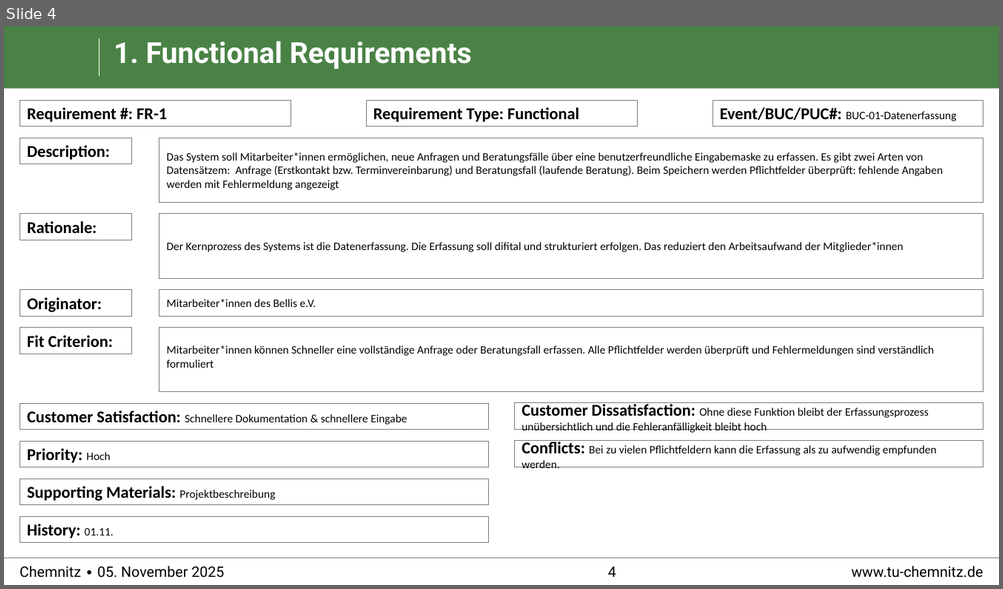
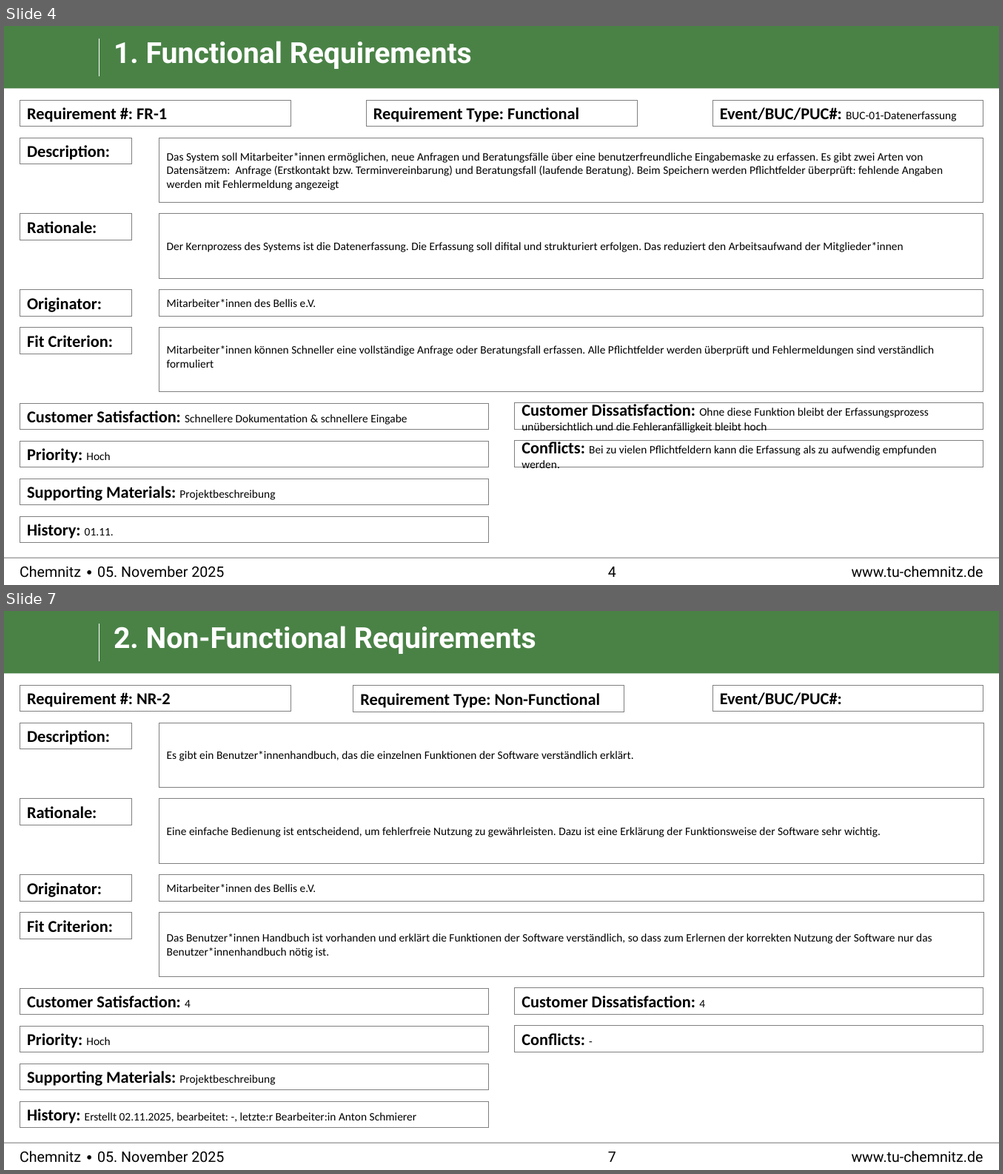
Before and after one commit to cojuwon/Praktikum-Softwareengineering-TU-Chemnitz, a slide deck: requirements/Snow_Cards.pptx. Shown one above the other, each under a label of ours: slide 4 before the commit, slides 4 and 7 after it; the slides between them are not shown. The pictures are 1003x589 and 1003x1174 pixels, drawn with LibreOffice and Linux fonts; fonts in the diff are those of the drawing; background and template pictures are left out. Boxes give left, top, right and bottom in pixels: in the first picture for what was removed or moved away, otherwise in the second. Text is boxed around its words. In the diff, an @@ line names an element or a change of style, - is before the commit and + after.

```diff
--- a/requirements/Snow_Cards.pptx
+++ b/requirements/Snow_Cards.pptx
@@ slide 7 added at (x1=4, y1=611, x2=999, y2=1170), background #FFFFFF; not listed: 6 template elements that a slide beside it also shows @@
@@ title added at (x1=114, y1=626, x2=536, y2=654), 28 pt, text #FFFFFF, bold @@
+2. Non-Functional Requirements
@@ rectangle added at (x1=20, y1=685, x2=290, y2=711), fill #FFFFFF, outline #7F7F7F 0.5 pt, 16 pt, text #000000, bold @@
+Requirement #: NR-2
@@ rectangle added at (x1=353, y1=686, x2=624, y2=712), fill #FFFFFF, outline #7F7F7F 0.5 pt, 16 pt, text #000000, bold @@
+Requirement Type: Non-Functional
@@ rectangle added at (x1=712, y1=685, x2=983, y2=711), fill #FFFFFF, outline #7F7F7F 0.5 pt, 16 pt, text #000000, bold @@
+Event/BUC/PUC#:
@@ rectangle added at (x1=20, y1=723, x2=131, y2=749), fill #FFFFFF, outline #7F7F7F 0.5 pt, 16 pt, text #000000, bold @@
+Description:
@@ rectangle added at (x1=159, y1=723, x2=983, y2=788), fill #FFFFFF, outline #7F7F7F 0.5 pt, 11 pt, text #000000 @@
+Es gibt ein Benutzer*innenhandbuch, das die einzelnen Funktionen der Software verständlich erklärt.
@@ rectangle added at (x1=20, y1=799, x2=131, y2=825), fill #FFFFFF, outline #7F7F7F 0.5 pt, 16 pt, text #000000, bold @@
+Rationale:
@@ rectangle added at (x1=159, y1=799, x2=983, y2=864), fill #FFFFFF, outline #7F7F7F 0.5 pt, 11 pt, text #000000 @@
+Eine einfache Bedienung ist entscheidend, um fehlerfreie Nutzung zu gewährleisten. Dazu ist eine Erklärung der Funktionsweise der Software sehr wichtig.
@@ rectangle added at (x1=20, y1=874, x2=131, y2=900), fill #FFFFFF, outline #7F7F7F 0.5 pt, 16 pt, text #000000, bold @@
+Originator:
@@ rectangle added at (x1=159, y1=874, x2=983, y2=900), fill #FFFFFF, outline #7F7F7F 0.5 pt, 11 pt, text #000000 @@
+Mitarbeiter*innen des Bellis e.V.
@@ rectangle added at (x1=20, y1=912, x2=131, y2=939), fill #FFFFFF, outline #7F7F7F 0.5 pt, 16 pt, text #000000, bold @@
+Fit Criterion:
@@ rectangle added at (x1=159, y1=912, x2=983, y2=977), fill #FFFFFF, outline #7F7F7F 0.5 pt, 11 pt, text #000000 @@
+Das Benutzer*innen Handbuch ist vorhanden und erklärt die Funktionen der Software verständlich, so dass zum Erlernen der korrekten Nutzung der Software nur das Benutzer*innenhandbuch nötig ist.
@@ rectangle added at (x1=20, y1=988, x2=488, y2=1014), fill #FFFFFF, outline #7F7F7F 0.5 pt, 16 pt, text #000000, bold @@
+Customer Satisfaction: 4
@@ rectangle added at (x1=515, y1=988, x2=983, y2=1014), fill #FFFFFF, outline #7F7F7F 0.5 pt, 16 pt, text #000000, bold @@
+Customer Dissatisfaction: 4
@@ rectangle added at (x1=20, y1=1026, x2=488, y2=1052), fill #FFFFFF, outline #7F7F7F 0.5 pt, 16 pt, text #000000, bold @@
+Priority: Hoch
@@ rectangle added at (x1=515, y1=1026, x2=983, y2=1052), fill #FFFFFF, outline #7F7F7F 0.5 pt, 16 pt, text #000000, bold @@
+Conflicts: -
@@ rectangle added at (x1=20, y1=1064, x2=488, y2=1090), fill #FFFFFF, outline #7F7F7F 0.5 pt, 16 pt, text #000000, bold @@
+Supporting Materials: Projektbeschreibung
@@ rectangle added at (x1=20, y1=1102, x2=488, y2=1128), fill #FFFFFF, outline #7F7F7F 0.5 pt, 11 pt, text #000000 @@
+History: Erstellt 02.11.2025, bearbeitet: -, letzte:r Bearbeiter:in Anton Schmierer
```
Also in this commit, not shown: 2 slides changed.
